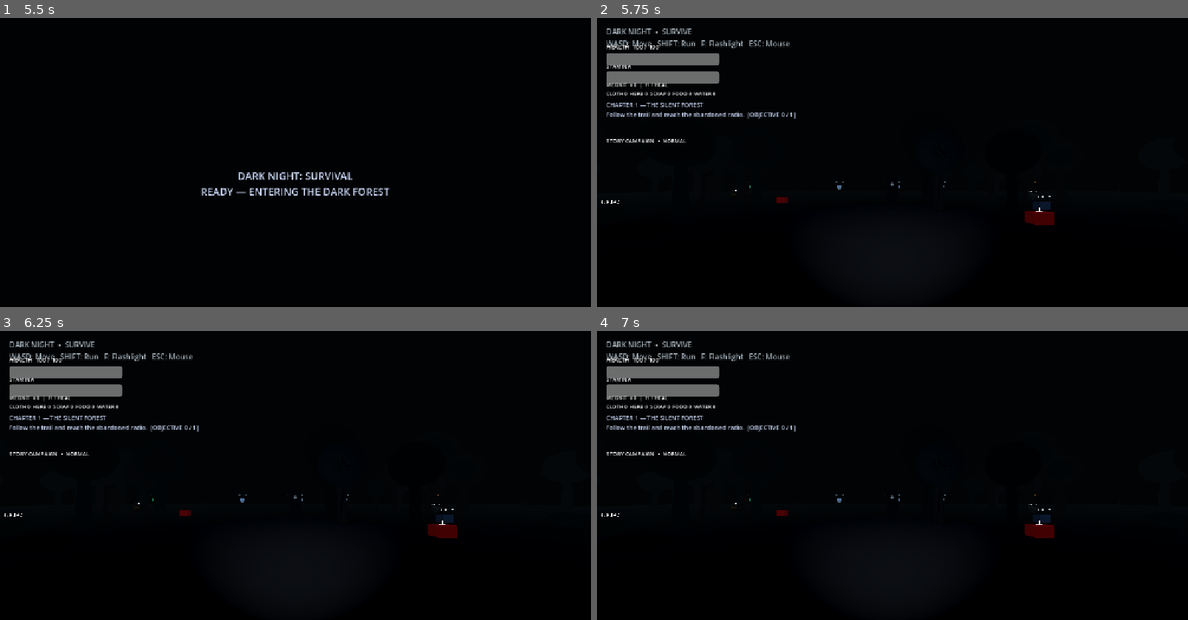
Above: before the commit, frames 1-4 (two rows, left to right).
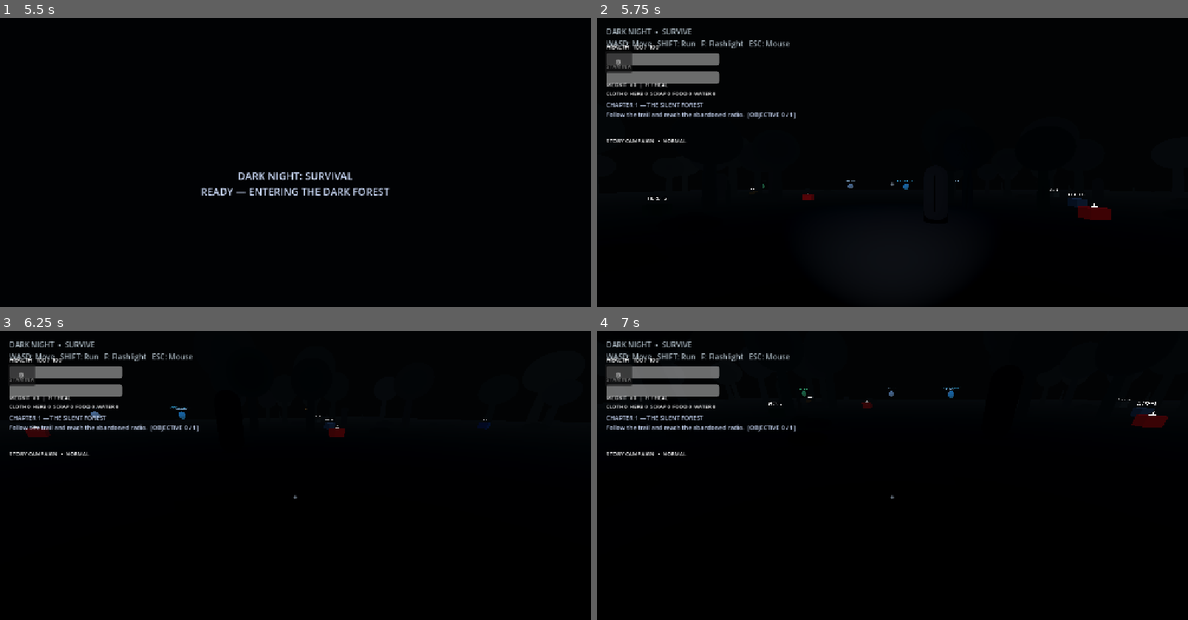
Above: after the commit, the same moments.

Repository: trrahamanofficial/DARK-NIGHT-SURVIVAL
Game: Godot game, scene res://scenes/boot_screen.tscn
Two runs of this game, one before a commit and one after it. Both use one fixed random seed, a clock stepped at 60 frames per second and the inputs below.
Inputs (mouse positions are in pixels of both pictures, inside the frame that each line leads up to):
- Up to frame 1 (5.5 s): tap Enter at 0.5 s; move the mouse to (425, 168) at 0.52 s; hold D (move_right) 0.53-1.25 s; tap F (flashlight) at 0.6 s; click (425, 168) at 0.67 s; drag from (177, 200) to (265, 249) at 1.27 s; move the mouse to (354, 110) at 2.02 s; hold D (move_right) 2.03-2.75 s; tap H at 2.1 s; drag from (265, 249) to (118, 133) at 2.77 s; move the mouse to (472, 234) at 3.52 s; hold A (move_left) 3.53-4.25 s; hold Shift (run) 3.53-4.25 s; click (23, 61) at 4.25 s, where only the run after the commit has a clickable "⚙"; tap Space at 5 s; drag from (118, 133) to (206, 101) at 5.02 s
- Up to frame 2 (5.75 s): no input
- Up to frame 3 (6.25 s): move the mouse to (325, 495) at 5.77 s; hold S (move_back) from 5.78 s (still down); tap F (flashlight) at 5.85 s; click (325, 495) at 5.92 s
- Up to frame 4 (7 s): release S (move_back) at 6.5 s; drag from (803, 414) to (774, 513) at 6.52 s

Frame 1 is identical in both runs. In frame 2, 1.0% of the frame differs, in the area x 0-87%, y 12-72%; in frame 3, 1.0%; in frame 4, 1.1%, in the area x 0-97%, y 12-72%.
Error before the commit: Parse Error: Cannot infer the type of "touch_x_ratio" variable because the value doesn't have a set type. (res://scripts/player.gd:71)
Error after the commit: Invalid access to property or key 'current_scene' on a base object of type 'null instance'. (res://scripts/monster.gd:39)

Commit message:
Fix mobile touch input script parse error

Diff:
--- a/scripts/player.gd
+++ b/scripts/player.gd
@@ -68,7 +68,8 @@
     elif event is InputEventScreenDrag:
         var look_side_start := 0.52 if touch_look_on_right else 0.0
         var look_side_end := 1.0 if touch_look_on_right else 0.48
-        var touch_x_ratio := event.position.x / get_viewport().get_visible_rect().size.x
+        var viewport_width: float = maxf(get_viewport().get_visible_rect().size.x, 1.0)
+        var touch_x_ratio: float = event.position.x / viewport_width
         if touch_x_ratio >= look_side_start and touch_x_ratio <= look_side_end:
             _look(event.relative, touch_sensitivity * touch_sensitivity_multiplier)
     elif event is InputEventMouseButton and event.pressed and Input.mouse_mode == Input.MOUSE_MODE_VISIBLE:
